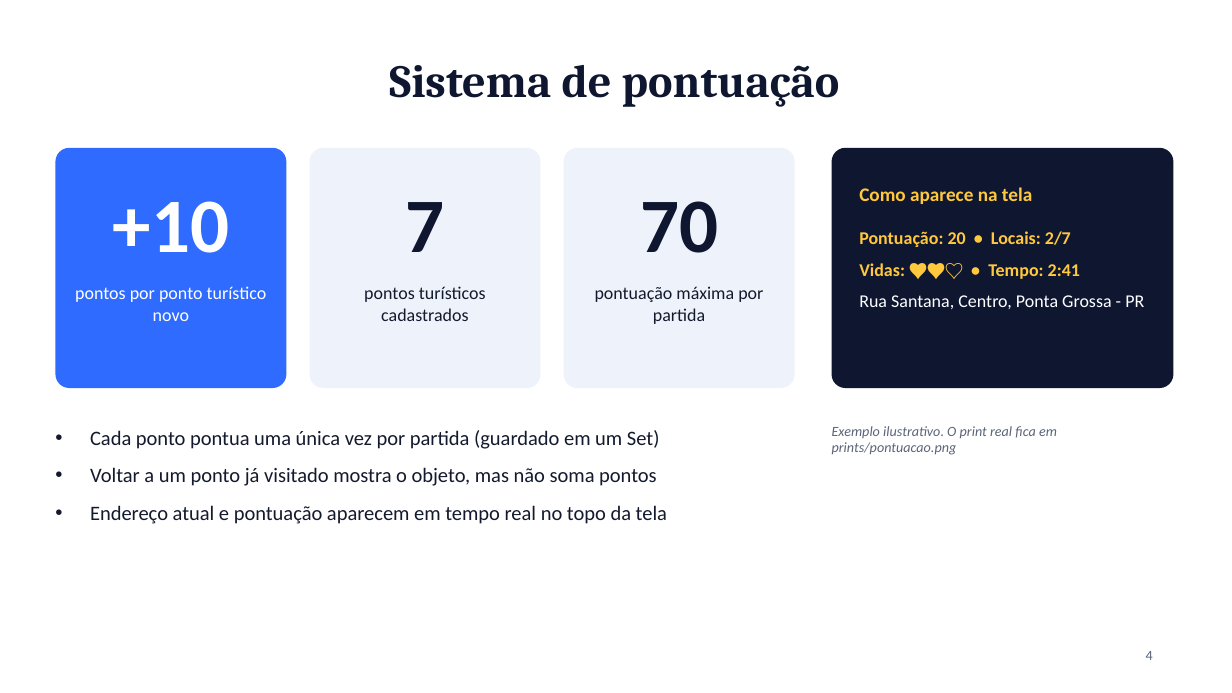
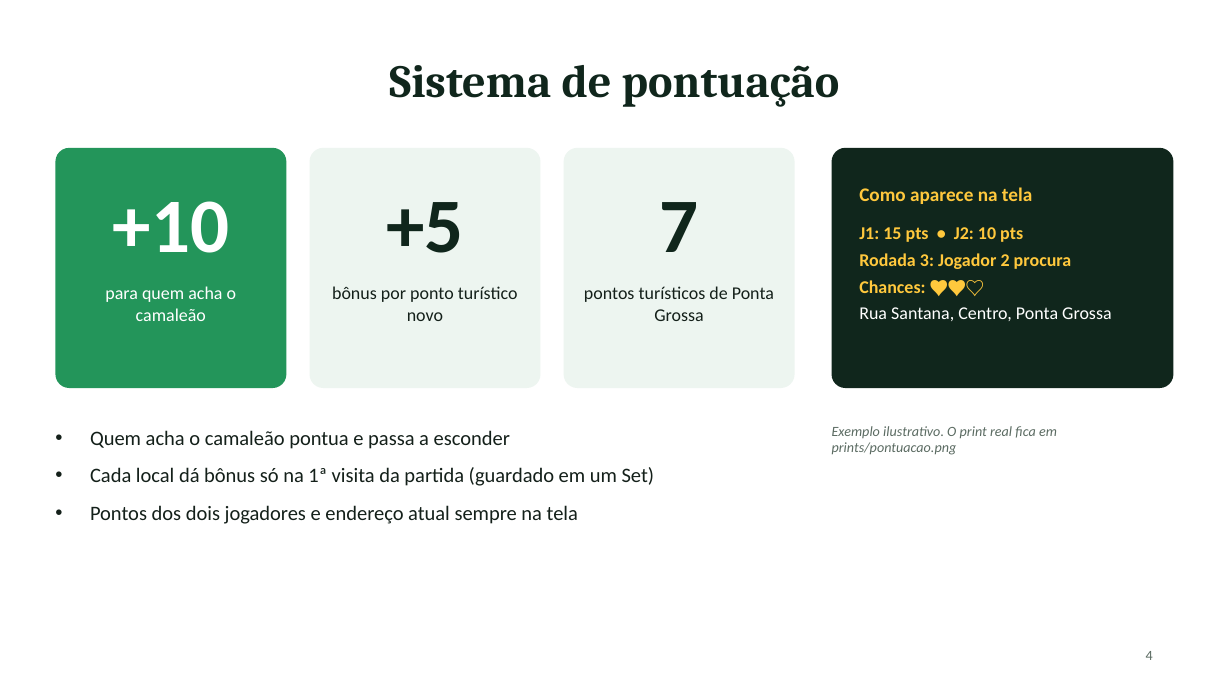
Before and after one commit to MuriloNephi/AndroidAppTemplateAR, a slide deck: slide 4 of ENTREGAS/apresentacao-jogo-ar.pptx. Drawn at 1232x693 pixels with LibreOffice and Linux fonts; fonts in the diff are those of the drawing. Boxes give left, top, right and bottom in pixels: in the first picture for what was removed or moved away, otherwise in the second. Text is boxed around its words. In the diff, an @@ line names an element or a change of style, - is before the commit and + after.

```diff
--- a/ENTREGAS/apresentacao-jogo-ar.pptx
+++ b/ENTREGAS/apresentacao-jogo-ar.pptx
@@ title "Sistema de pontuação" at (x1=389, y1=65, x2=840, y2=107): text colour #0E1630 to #10261C @@
@@ rounded rectangle at (x1=55, y1=148, x2=287, y2=388): fill #2F6BFF to #23955A @@
@@ rounded rectangle at (x1=310, y1=148, x2=541, y2=388): fill #EEF2FA to #EDF5F0 @@
@@ rounded rectangle at (x1=564, y1=148, x2=795, y2=388): fill #EEF2FA to #EDF5F0 @@
@@ rounded rectangle at (x1=832, y1=148, x2=1174, y2=388): fill #0E1630 to #10261C @@
@@ text at (x1=386, y1=202, x2=463, y2=253): text changed; text colour #0E1630 to #10261C @@
-7
++5
@@ text at (x1=660, y1=202, x2=699, y2=252): text changed; text colour #0E1630 to #10261C @@
-70
+7
@@ text at (x1=859, y1=227, x2=1112, y2=321): text changed @@
-Pontuação: 20 • Locais: 2/7
-Vidas: ♥♥♡ • Tempo: 2:41
-Rua Santana, Centro, Ponta Grossa - PR
+J1: 15 pts • J2: 10 pts
+Rodada 3: Jogador 2 procura
+Chances: ♥♥♡
+Rua Santana, Centro, Ponta Grossa
@@ text at (x1=105, y1=286, x2=236, y2=321): text changed @@
-pontos por ponto turístico novo
+para quem acha o camaleão
@@ text at (x1=332, y1=286, x2=518, y2=321): text changed; text colour #141A2E to #14201A @@
-pontos turísticos cadastrados
+bônus por ponto turístico novo
@@ text at (x1=584, y1=286, x2=774, y2=321): text changed; text colour #141A2E to #14201A @@
-pontuação máxima por partida
+pontos turísticos de Ponta Grossa
@@ text "Exemplo ilustrativo. O print real ..." at (x1=832, y1=426, x2=1057, y2=455): text colour #5B6478 to #5B6B62 @@
@@ text at (x1=90, y1=430, x2=655, y2=524): text changed; text colour #141A2E to #14201A @@
-• Cada ponto pontua uma única vez por partida (guardado em um Set)
-• Voltar a um ponto já visitado mostra o objeto, mas não soma pontos
-• Endereço atual e pontuação aparecem em tempo real no topo da tela
+• Quem acha o camaleão pontua e passa a esconder
+• Cada local dá bônus só na 1ª visita da partida (guardado em um Set)
+• Pontos dos dois jogadores e endereço atual sempre na tela
@@ page number at (x1=1146, y1=651, x2=1153, y2=660): text colour #5B6478 to #5B6B62 @@
```
Also in this commit, not shown: 6 other slides changed, 1 slide added, 1 slide removed, 1 other file.
